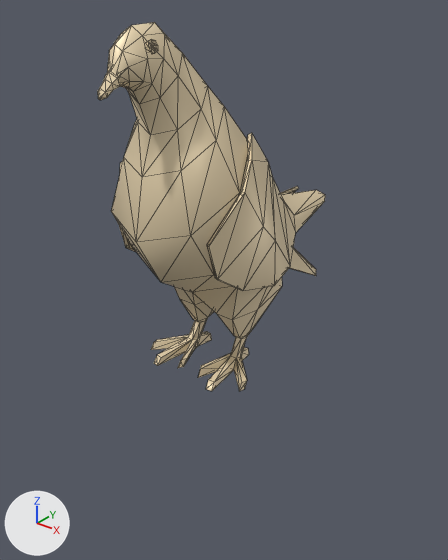
Two versions of the glTF model public/assets/models/peace.glb, one commit apart.
Rendered twice from a camera (50 mm lens) standing at (1.084, -1.4, 0.589) and looking at (-0.012, -0.03, -0.26). The axes (+X, +Y, +Z) are drawn at lower left. The lights are the same throughout. The older version comes first. Mesh edges are drawn as thin lines. Where no turn or scale is listed for an object, it has been applied to the vertices.

Objects in the first picture: 'Geo_Dove'.
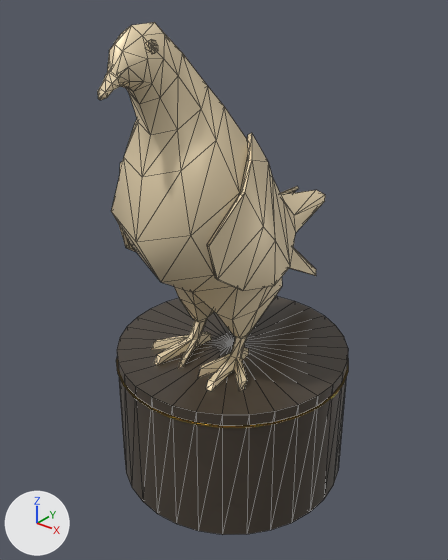
The newer file is also rescaled (x0.688), turned or shifted as a whole; pictures and numbers use the older file's frame.

Diff of the bpy script that builds the scene:
```diff
--- a/public/assets/models/peace.glb.py
+++ b/public/assets/models/peace.glb.py
@@ img_image_0 @@
+img_image_0 = load_image('Image_0', '_unpacked/Image_0', 384, 72, 'sRGB')
@@ mat_base__polished_gold @@
+mat_base__polished_gold = principled_material('base__polished_gold')
+mat_base__polished_gold.base_color = (0.694, 0.376, 0.0252)  # orange #d9a52c
+mat_base__polished_gold.metallic = 0.95
+mat_base__polished_gold.roughness = 0.19
@@ mat_base__white_marble @@
+mat_base__white_marble = bpy.data.materials.new('base__white_marble')
+# colours: brown #4a4137
+# uses the picture img_image_0
@@ me_mesh_2 @@
+me_mesh_2.from_pydata(...)  # a torus around z (ring radius 0.382, tube radius 0.003) spanning x -0.385..0.385, y -0.385..0.385, z -0.003..0.003
+me_mesh_2.materials.append(mat_base__polished_gold)  # orange #d9a52c
@@ me_mesh_1 @@
+me_mesh_1.from_pydata(...)  # a 32-sided cut cone along z (radius 0.386 at the low end, 0.38 at the high end) spanning x -0.386..0.386, y -0.386..0.386, z -0.227..0.227
+me_mesh_1.materials.append(mat_base__white_marble)
@@ ob_gold_inlay_ring @@
+ob_gold_inlay_ring = bpy.data.objects.new('gold_inlay_ring', me_mesh_2)
+ob_gold_inlay_ring.location = (0.0, 0.0, -0.541)
@@ ob_marble_column @@
+ob_marble_column = bpy.data.objects.new('marble_column', me_mesh_1)
+ob_marble_column.location = (0.0, 0.0, -0.727)
```

Location of each change, [x1, y1, x2, y2] in pixels of the pictures (448 x 560 px):
'marble_column', added
    after: [117, 296, 348, 535]
'gold_inlay_ring', added
    after: [116, 359, 348, 427]
